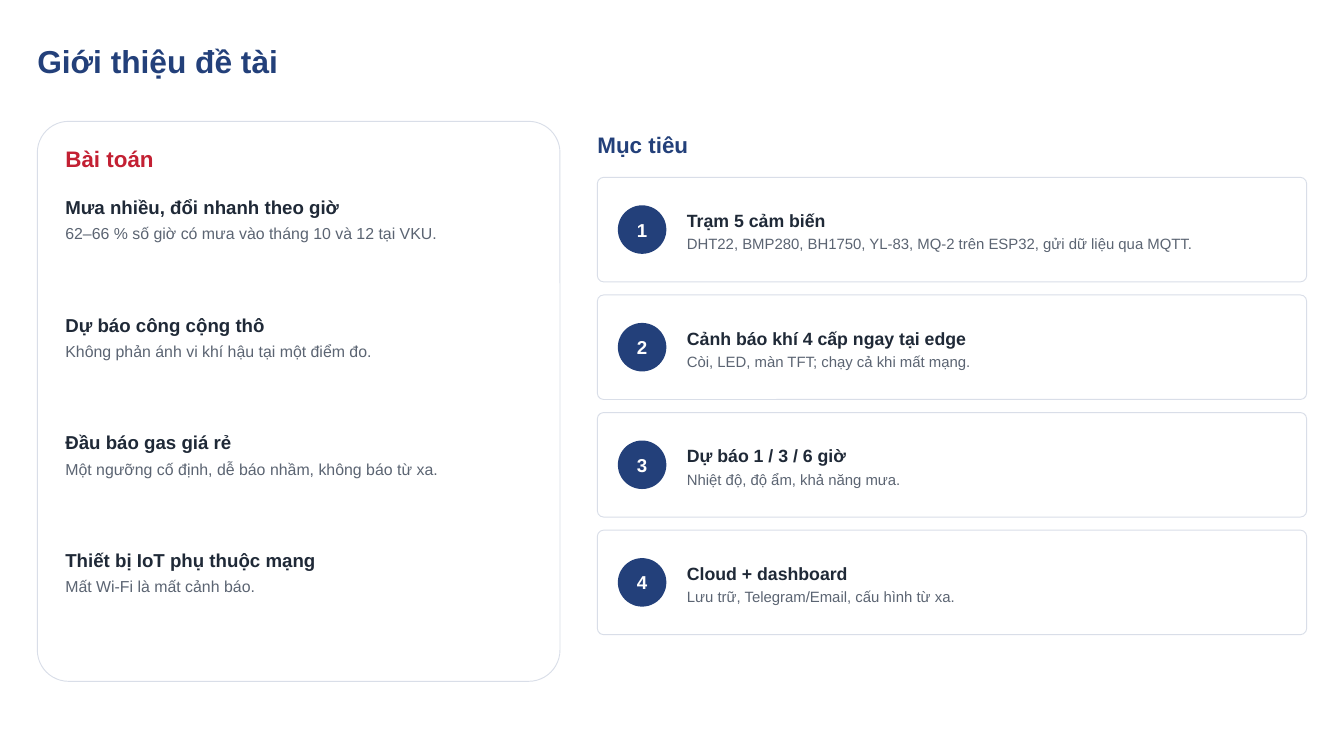
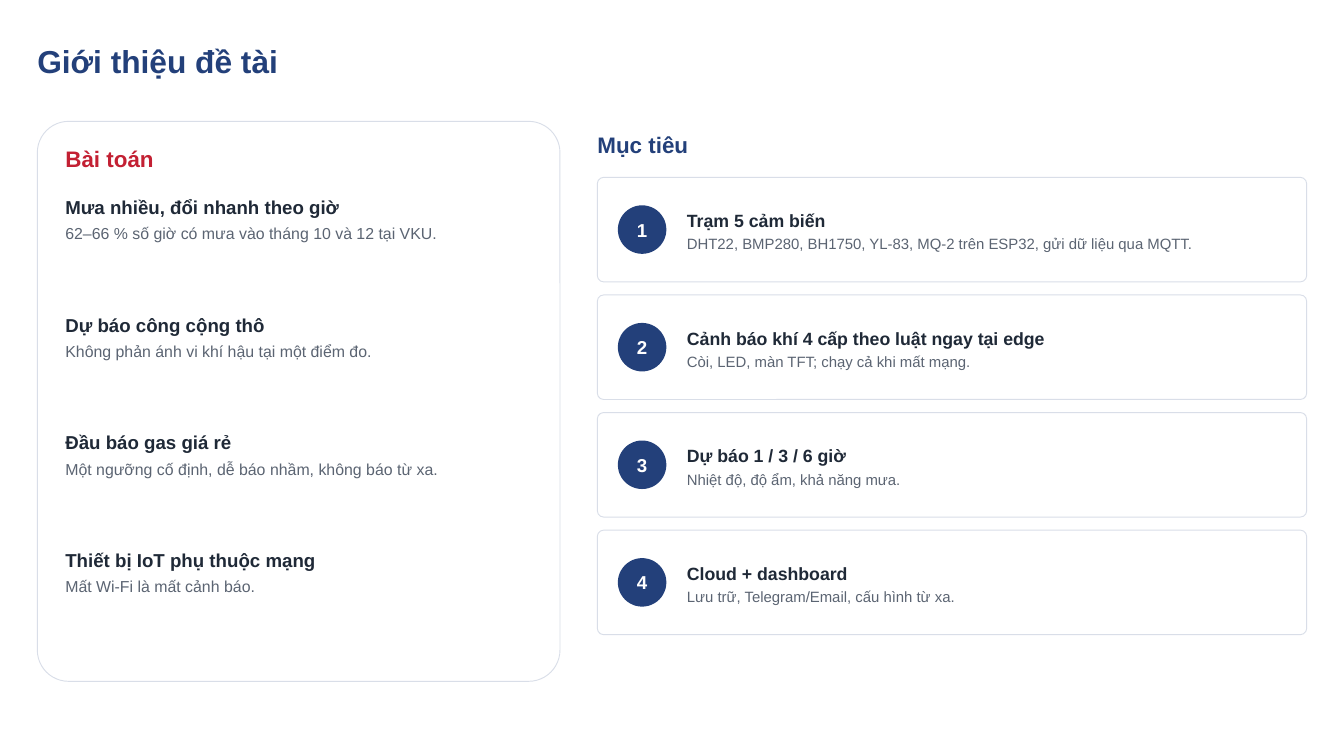
Before and after one commit to danhle396/pythonnhung, a slide deck: slide 2 of docs/report/VKU_SLIDE_Newbie.pptx. Drawn at 1344x756 pixels with LibreOffice and Linux fonts; fonts in the diff are those of the drawing; background and template pictures are left out. Boxes give left, top, right and bottom in pixels: in the first picture for what was removed or moved away, otherwise in the second. Text is boxed around its words. In the diff, an @@ line names an element or a change of style, - is before the commit and + after.

Commit message:
Bỏ mô hình AI cho khí: cảnh báo khí chỉ còn luật 4 cấp; cập nhật sơ đồ, slide, tài liệu

```diff
--- a/docs/report/VKU_SLIDE_Newbie.pptx
+++ b/docs/report/VKU_SLIDE_Newbie.pptx
@@ text at (687, 331, 1044, 349): text changed @@
-Cảnh báo khí 4 cấp ngay tại edge
+Cảnh báo khí 4 cấp theo luật ngay tại edge
```
Also in this commit, not shown: 1 other slide changed, 48 other files.
